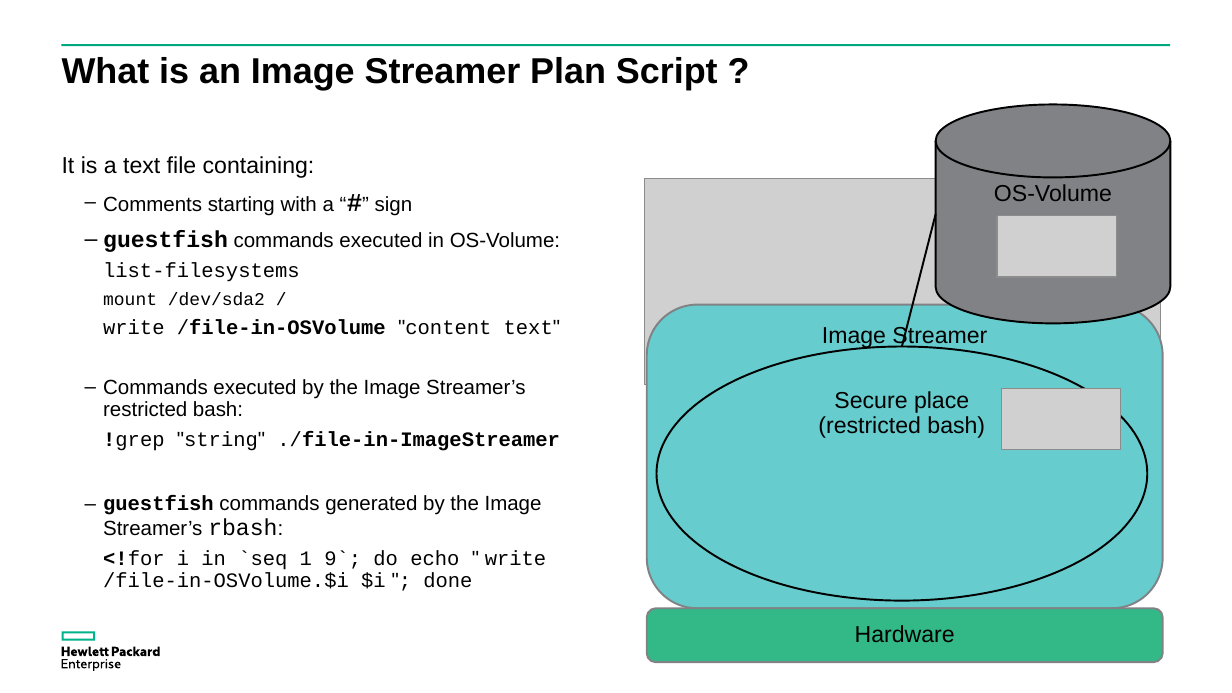
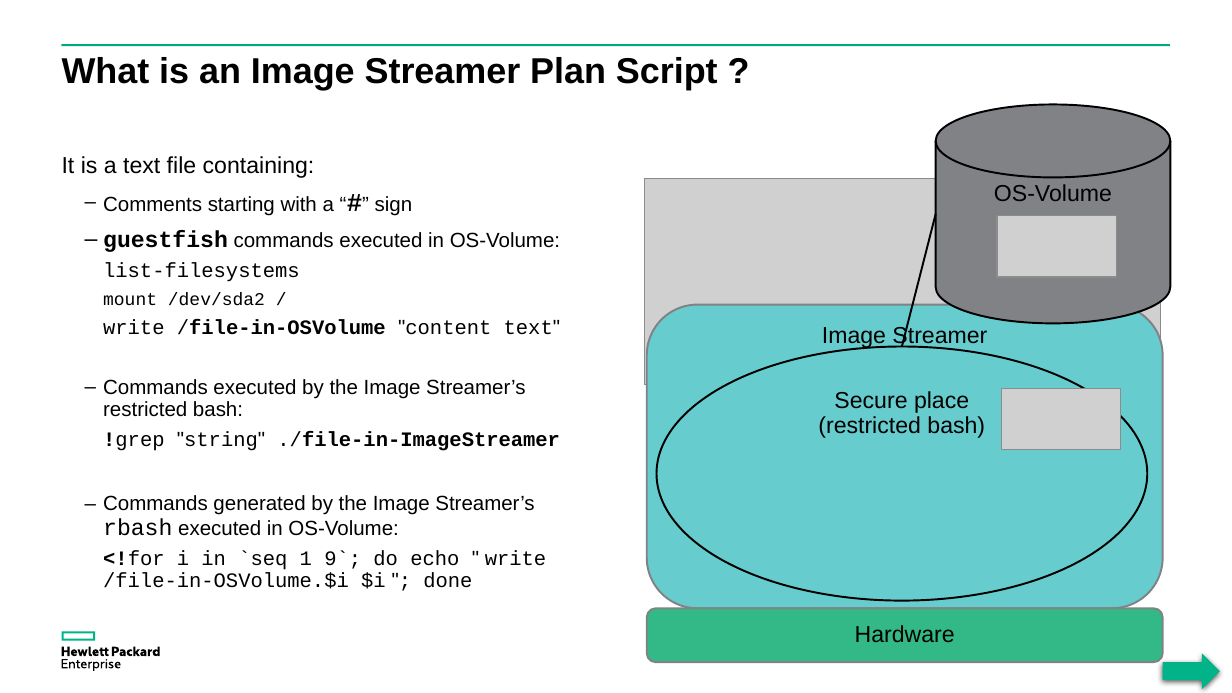
Before and after one commit to donzef/image-streamer-linux, a slide deck: slide 12 of docs/Guestfish-and-ImageStreamer.ppsx. Drawn at 1232x693 pixels with LibreOffice and Linux fonts; fonts in the diff are those of the drawing; grey boxes stand for pictures. Boxes give left, top, right and bottom in pixels: in the first picture for what was removed or moved away, otherwise in the second. Text is boxed around its words. In the diff, an @@ line names an element or a change of style, - is before the commit and + after.

```diff
--- a/docs/Guestfish-and-ImageStreamer.ppsx
+++ b/docs/Guestfish-and-ImageStreamer.ppsx
@@ text at [103, 495, 534, 536]: text changed @@
-  – guestfish commands generated by the Image Streamer’s rbash:
+  – Commands generated by the Image Streamer’s rbash executed in OS-Volume:
@@ right arrow added at [1163, 653, 1220, 689], fill #00B388 @@
```
Also in this commit, not shown: 22 other slides changed.
